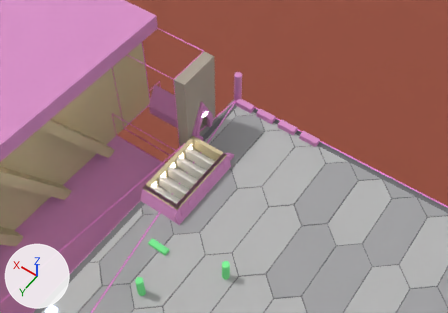
One commit to the Blender file v0.3/work/layouts/layout_A3.blend: the scene before it, then after it.
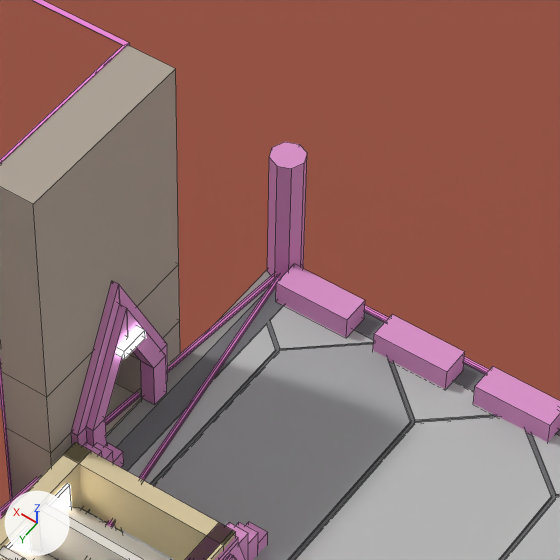
There are two pictures of each version: one from a camera (50 mm lens) standing at (-6.83, 6.96, 40.72) and looking at (12.62, -20.26, -2.06), one close up on the part from 40% to 66% of the width and 13% to 51% of the height. The axes (+X, +Y, +Z) are drawn at lower left. The lights are the same throughout. The first two pictures are the older version. The close-ups show mesh edges as thin lines.

The scene before the commit, as lines of its bpy script (objects in view):
```python
me_entrance_bay_front = bpy.data.meshes.new('Entrance_Bay_Front')
me_entrance_bay_front.from_pydata(...)  # 48 vertices, 36 faces; spans x 14.8..15.8, y -22.02..-18.17, z -3.0..7.2
me_entrance_bay_front.materials.append(mat_m__0_42__0_36__0_3__0_0)  # grey #ada295
me_low_box_inner_members = bpy.data.meshes.new('Low_Box_Inner_Members')
me_low_box_inner_members.from_pydata(...)  # 40 vertices, 30 faces; spans x 11.4..14.15, y -18.15..-12.35, z -0.06..1.1
me_low_box_inner_members.materials.append(mat_m__0_75__0_72__0_66__0_0)  # light grey #e1ddd4
me_low_box_outer_skin = bpy.data.meshes.new('Low_Box_Outer_Skin')
me_low_box_outer_skin.from_pydata(...)  # 160 vertices, 162 faces; spans x 10.6..14.5, y -19.4..-11.55, z -0.06..1.2
me_low_box_outer_skin.materials.append(mat_m_u_0_0)  # pink #da90c8
ob_entrance_bay_front = bpy.data.objects.new('Entrance_Bay_Front', me_entrance_bay_front)
ob_entrance_bay_front.parent = ob_facility_structure
ob_entrance_bay_front.location = (0.0, 0.0, 0.0)
ob_low_box_inner_members = bpy.data.objects.new('Low_Box_Inner_Members', me_low_box_inner_members)
ob_low_box_inner_members.parent = ob_facility_structure
ob_low_box_inner_members.location = (0.0, 0.0, 0.0)
ob_low_box_outer_skin = bpy.data.objects.new('Low_Box_Outer_Skin', me_low_box_outer_skin)
ob_low_box_outer_skin.parent = ob_facility_structure
ob_low_box_outer_skin.location = (0.0, 0.0, 0.0)
# also in view: 'Edge_Curbs_Near_Stairwell' at (10.1, -24.55, 0.19); 'Facility_A_Entrance' at (14.65, -20.1, 1.88); 'Floor_Plates' at (-1.25, -1.25, -0.03); 'Corner_FrontRight' at (14.5, -25.0, 1.5); 'Low_Box_Lit_Slots' at (14.12, -15.2, 0.6)
```
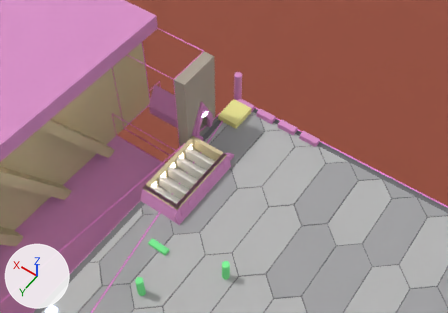
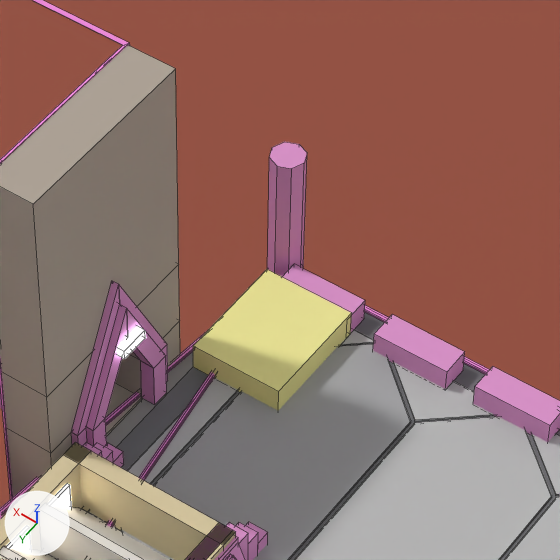
Location of each change, [x1, y1, x2, y2] in pixels of the close-ups (560 x 560 px):
'R_Structure_Hypothesis', added (yellow): after [193, 269, 352, 410]

Diff of the bpy script that builds the scene:
```diff
--- a/v0.3/work/layouts/layout_A3.blend.py
+++ b/v0.3/work/layouts/layout_A3.blend.py
@@ mat_m__0_85__0_8__0_3__0_0 @@
+mat_m__0_85__0_8__0_3__0_0 = principled_material('M_(0.85, 0.8, 0.3)_0.0')
+mat_m__0_85__0_8__0_3__0_0.base_color = (0.85, 0.8, 0.3)  # yellow #ede795
+mat_m__0_85__0_8__0_3__0_0.roughness = 0.85
@@ me_r_structure_hypothesis @@
+me_r_structure_hypothesis.from_pydata(...)  # a box spanning x 12.59..14.5, y -24.38..-22.02, z -0.06..0.53
+me_r_structure_hypothesis.materials.append(mat_m__0_85__0_8__0_3__0_0)  # yellow #ede795
@@ ob_r_structure_hypothesis @@
+ob_r_structure_hypothesis = bpy.data.objects.new('R_Structure_Hypothesis', me_r_structure_hypothesis)
+ob_r_structure_hypothesis.parent = ob_facility_structure
+ob_r_structure_hypothesis.location = (0.0, 0.0, 0.0)
```
